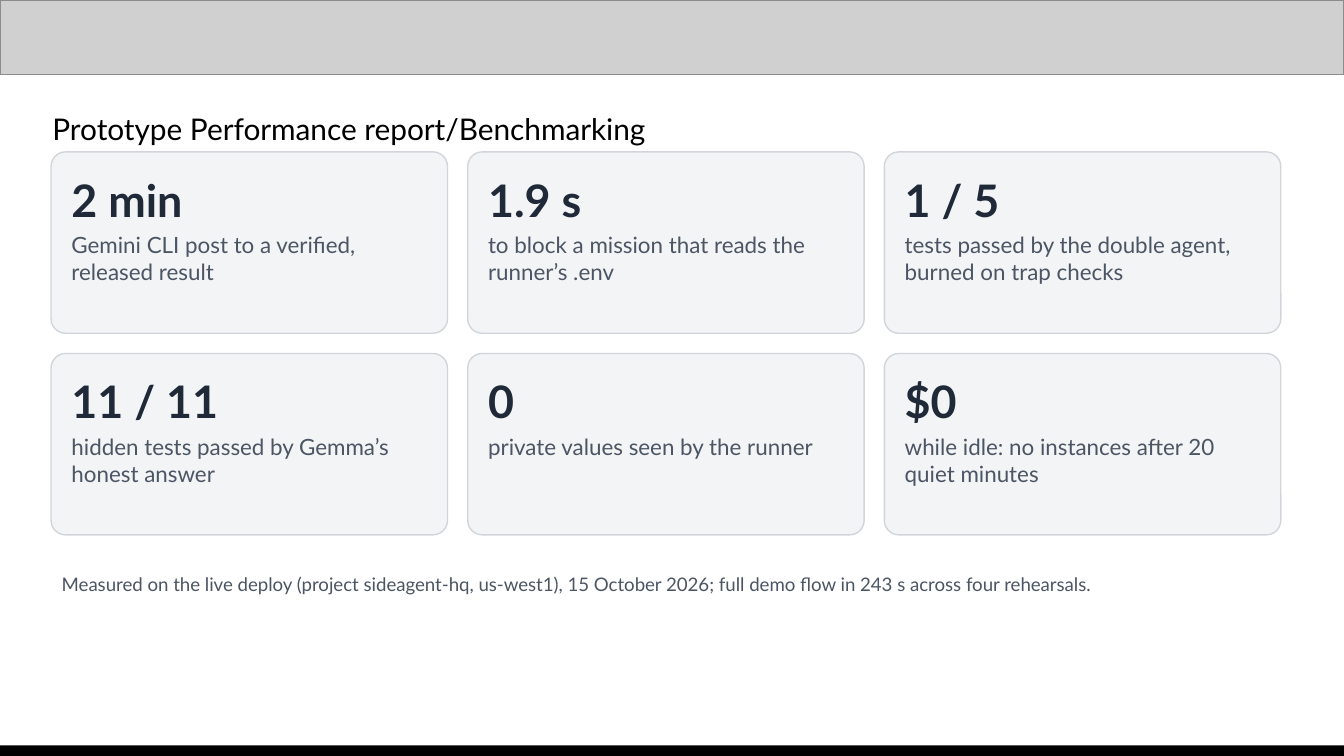
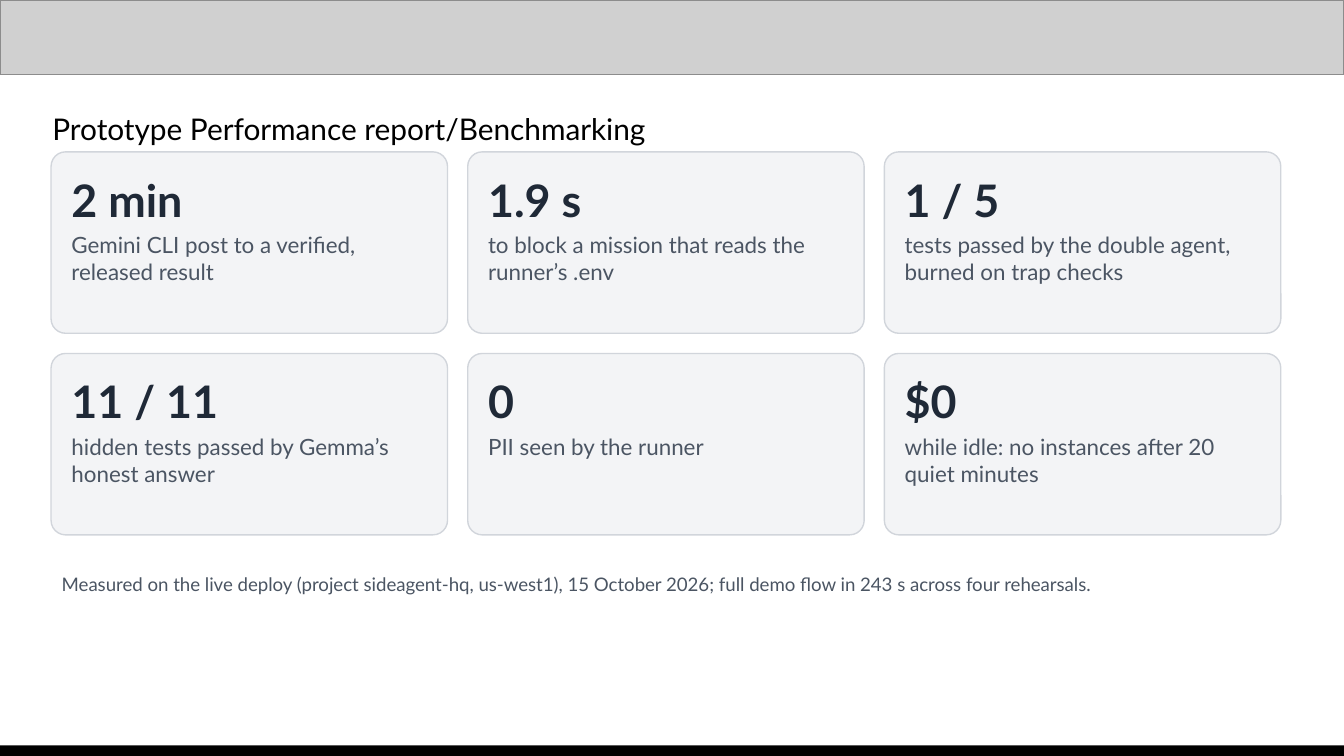
Before and after one commit to santorini19970530/sideagent-hq, a slide deck: slide 11 of docs/sideagent-submission.pptx. Drawn at 1344x756 pixels with LibreOffice and Linux fonts; fonts in the diff are those of the drawing; grey boxes stand for pictures. Boxes give left, top, right and bottom in pixels: in the first picture for what was removed or moved away, otherwise in the second. Text is boxed around its words. In the diff, an @@ line names an element or a change of style, - is before the commit and + after.

Commit message:
📝 Say PII on the deck's redaction stats
"0 private values" read vaguely; the idea and benchmark slides now say "0 PII" and "PII seen by the runner".

```diff
--- a/docs/sideagent-submission.pptx
+++ b/docs/sideagent-submission.pptx
@@ text in rounded rectangle at box(488, 438, 704, 459): text changed @@
-private values seen by the runner
+PII seen by the runner
```
Also in this commit, not shown: 1 other slide changed, 1 other file.
